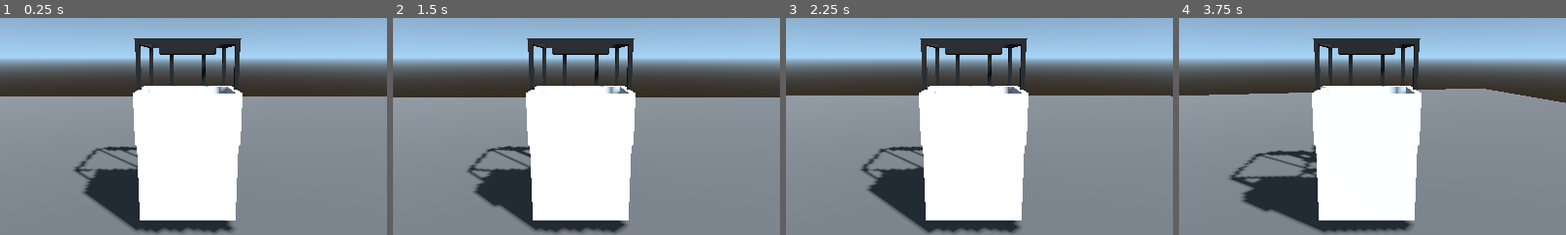
Above: before the commit, frames 1-4 (left to right).
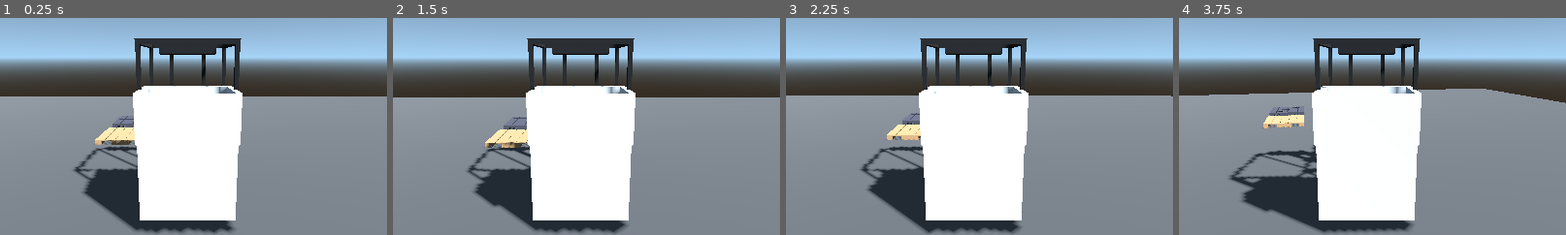
Above: after the commit, the same moments.

Repository: akki-secure/Logistics
Game: Godot game, scene res://scenes/Main.tscn
Two runs of this game, one before a commit and one after it. Both use one fixed random seed, a clock stepped at 60 frames per second and the inputs below.
Inputs (mouse positions are % of the whole screen's width and height, from its top left):
- Up to frame 1 (0.25 s): no input
- Up to frame 2 (1.5 s): tap Enter at 0.5 s; move the mouse to (72, 45) at 0.52 s; hold Right 0.53-1.28 s; tap E at 0.6 s; click (72, 45) at 0.67 s; tap Space at 1.25 s; move the mouse to (30, 55) at 1.27 s; hold Down from 1.28 s (still down); tap F at 1.35 s
- Up to frame 3 (2.25 s): tap Enter at 2 s; move the mouse to (60, 28) at 2.02 s; release Down at 2.03 s; hold Right from 2.03 s (still down); hold B from 2.03 s (still down)
- Up to frame 4 (3.75 s): move the mouse to (45, 70) at 2.77 s; release Right at 2.78 s; release B at 2.78 s; hold Up 2.78-3.53 s; tap L at 2.85 s; click (45, 70) at 2.92 s; tap Space at 3.5 s; move the mouse to (80, 65) at 3.52 s; hold Left from 3.53 s (still down); hold R from 3.53 s (still down)
The pictures show only the part of the screen within x 26-76%, y 27-76%; the shares and areas given below are measured in that part.

The runs differ from the first frame. In frame 1, 0.8% of the frame differs, in the area x 24-35%, y 45-59%; in frame 2, 0.9%, in the area x 23-36%, y 45-60%; in frame 3, 0.6%; in frame 4, 0.7%.

Commit message:
feat: パレット実装（木製・プラスチック 大小4種）
- Pallet.gd: GDScriptで木製・プラスチックパレットをメッシュから手続き的に生成
- Pallet.tscn: パレットシーン（@exportでエディタから種類・サイズを切替可能）
- Main.tscn: 4種類のパレットをシーンに配置
- README.md: 最初の機能・追加機能を整理して記載
- LICENSE: MITライセンスを追加

Co-Authored-By: Claude Sonnet 4.6 <noreply@anthropic.com>

Diff:
--- a/scenes/Main.tscn
+++ b/scenes/Main.tscn
@@ -1,14 +1,8 @@
-; メインシーン
-; カメラ・ライト・地面・リーチリフトをまとめた起動シーン
+[gd_scene format=3 uid="uid://b214lkou2fpxq"]
 
-[gd_scene load_steps=8 format=3]
-
-; ReachLift.tscn を外部リソースとして参照
 [ext_resource type="PackedScene" path="res://scenes/ReachLift.tscn" id="1"]
-; 操作スクリプト（F=前進 B=後退 L=左旋回 R=右旋回）
-[ext_resource type="Script" path="res://scripts/ReachLiftController.gd" id="2"]
-
-; ===== サブリソース =====
+[ext_resource type="Script" uid="uid://c1ytpk3t23ioi" path="res://scripts/ReachLiftController.gd" id="2"]
+[ext_resource type="PackedScene" path="res://scenes/Pallet.tscn" id="3"]
 
 [sub_resource type="ProceduralSkyMaterial" id="ProceduralSkyMaterial_1"]
 sky_horizon_color = Color(0.65, 0.83, 0.97, 1)
@@ -23,40 +17,45 @@
 ambient_light_source = 3
 ambient_light_energy = 0.5
 
-; 地面メッシュ: 20m × 20m の平面
 [sub_resource type="PlaneMesh" id="PlaneMesh_Ground"]
 size = Vector2(20, 20)
 
-; 地面マテリアル（濃いグレー）
 [sub_resource type="StandardMaterial3D" id="Mat_Ground"]
 albedo_color = Color(0.35, 0.35, 0.35, 1)
 
-; ===== シーンツリー =====
+[node name="Main" type="Node3D" unique_id=823104241]
 
-[node name="Main" type="Node3D"]
-
-[node name="WorldEnvironment" type="WorldEnvironment" parent="."]
+[node name="WorldEnvironment" type="WorldEnvironment" parent="." unique_id=549449023]
 environment = SubResource("Environment_1")
 
-[node name="Sun" type="DirectionalLight3D" parent="."]
-rotation_degrees = Vector3(-45, 45, 0)
+[node name="Sun" type="DirectionalLight3D" parent="." unique_id=1785888881]
+transform = Transform3D(0.70710677, -0.49999997, 0.49999997, 0, 0.70710677, 0.70710677, -0.70710677, -0.49999997, 0.49999997, 0, 0, 0)
 light_energy = 1.2
 shadow_enabled = true
 
-[node name="Ground" type="MeshInstance3D" parent="."]
-position = Vector3(0, 0, 0)
+[node name="Ground" type="MeshInstance3D" parent="." unique_id=571492170]
 mesh = SubResource("PlaneMesh_Ground")
 surface_material_override/0 = SubResource("Mat_Ground")
 
-; リーチリフト（操作スクリプト付き）
-[node name="ReachLift" type="Node3D" parent="." instance=ExtResource("1")]
-position = Vector3(0, 0, 0)
+[node name="ReachLift" parent="." unique_id=1554994171 instance=ExtResource("1")]
 script = ExtResource("2")
 
-; カメラ（リーチリフトの子 → リフトと一緒に動く）
-; position=(0, 2.5, 4.5) → リフト後方・高さ2.5m
-; rotation_degrees=(-18, 0, 0) → 少し下向き
-[node name="Camera3D" type="Camera3D" parent="ReachLift"]
-position = Vector3(0, 2.5, 4.5)
-rotation_degrees = Vector3(-18, 0, 0)
+[node name="Camera3D" type="Camera3D" parent="ReachLift" unique_id=88936242]
+transform = Transform3D(1, 0, 0, 0, 0.95105654, 0.309017, 0, -0.309017, 0.95105654, 0, 2.5, 4.5)
 current = true
+
+[node name="WoodLarge" parent="." unique_id=1727895418 instance=ExtResource("3")]
+transform = Transform3D(1, 0, 0, 0, 1, 0, 0, 0, 1, -1.5, 0, -2.5)
+
+[node name="WoodSmall" parent="." unique_id=1081813418 instance=ExtResource("3")]
+transform = Transform3D(1, 0, 0, 0, 1, 0, 0, 0, 1, 0, 0, -2.5)
+pallet_size = 1
+
+[node name="PlasticLarge" parent="." unique_id=886937129 instance=ExtResource("3")]
+transform = Transform3D(1, 0, 0, 0, 1, 0, 0, 0, 1, -1.5, 0, -4)
+pallet_type = 1
+
+[node name="PlasticSmall" parent="." unique_id=1461544484 instance=ExtResource("3")]
+transform = Transform3D(1, 0, 0, 0, 1, 0, 0, 0, 1, 0, 0, -4)
+pallet_type = 1
+pallet_size = 1
--- /dev/null
+++ b/scenes/Pallet.tscn
@@ -0,0 +1,11 @@
+; パレットシーン
+; ルートノード（Node3D）に Pallet.gd をアタッチしたシーン。
+; Main.tscn にインスタンスとして配置し、
+; Inspector で pallet_type / pallet_size を切り替えて使う。
+
+[gd_scene load_steps=2 format=3]
+
+[ext_resource type="Script" path="res://scripts/Pallet.gd" id="1"]
+
+[node name="Pallet" type="Node3D"]
+script = ExtResource("1")
--- /dev/null
+++ b/scripts/Pallet.gd
@@ -0,0 +1,128 @@
+# Pallet.gd
+# パレット（荷役台）をコードで手続き的に生成するスクリプト
+
+extends Node3D
+
+# ── enum（列挙型）───────────────────────────────────────────────────────────
+# 「決まった選択肢」を名前で管理する型。
+# Godotエディタの Inspector でドロップダウンとして表示される。
+
+enum PalletType {
+	WOOD,    # 木製パレット（茶色）
+	PLASTIC  # プラスチックパレット（グレー）
+}
+
+enum PalletSize {
+	LARGE,  # 大（1.1m × 1.1m）
+	SMALL   # 小（0.8m × 0.8m）
+}
+
+# ── @export 変数 ────────────────────────────────────────────────────────────
+# @export を付けると Godotエディタの Inspector から値を変更できる。
+# ゲームを実行しなくても、エディタ上でドロップダウンとして選べる。
+
+@export var pallet_type: PalletType = PalletType.WOOD
+@export var pallet_size: PalletSize = PalletSize.LARGE
+
+# ── _ready() ────────────────────────────────────────────────────────────────
+# ノードが画面に登場した瞬間に1回だけ自動で呼ばれる特別な関数。
+
+func _ready() -> void:
+	_build_pallet()
+
+# ── パレット生成のメイン関数 ─────────────────────────────────────────────────
+func _build_pallet() -> void:
+	# サイズに応じて幅・奥行きを決める
+	# ★ 三項演算子: 条件 if 真の値 else 偽の値
+	var w: float = 1.10 if pallet_size == PalletSize.LARGE else 0.80
+	var d: float = 1.10 if pallet_size == PalletSize.LARGE else 0.80
+
+	# マテリアル（色）を種類で切り替える
+	var mat := StandardMaterial3D.new()
+	if pallet_type == PalletType.WOOD:
+		mat.albedo_color = Color(0.76, 0.60, 0.42)  # 木材色（明るい茶）
+	else:
+		mat.albedo_color = Color(0.30, 0.30, 0.34)  # プラスチック色（濃いグレー）
+
+	if pallet_type == PalletType.WOOD:
+		_build_wood(w, d, mat)
+	else:
+		_build_plastic(w, d, mat)
+
+# ── BoxMesh を1つ追加するヘルパー関数 ──────────────────────────────────────
+# 同じ処理を何度も書かないよう関数にまとめた。
+# pos:  中心位置（Vector3）
+# size: 幅・高さ・奥行き（Vector3）
+# mat:  色・質感（StandardMaterial3D）
+
+func _add_box(pos: Vector3, size: Vector3, mat: StandardMaterial3D) -> void:
+	var mi   := MeshInstance3D.new()
+	var mesh := BoxMesh.new()
+	mesh.size = size
+	mi.mesh = mesh
+	mi.position = pos
+	mi.set_surface_override_material(0, mat)
+	add_child(mi)
+
+# ── 木製パレット ────────────────────────────────────────────────────────────
+# 構造（横から見た図）:
+#   [天板 5枚の板]
+#   [左桁]  [隙間1]  [中央桁]  [隙間2]  [右桁]
+#   桁（ストリンガー）は Z 方向に走る角材。
+#   隙間1・2 がフォークリフトのフォークを差し込む穴。
+
+func _build_wood(w: float, d: float, mat: StandardMaterial3D) -> void:
+	var beam_h := 0.09  # 桁の高さ
+	var deck_h := 0.03  # 天板1枚の厚み
+	var beam_y := beam_h * 0.5
+	var deck_y := beam_h + deck_h * 0.5
+
+	# s = スケール係数。小サイズ（w=0.80）のとき位置も縮小する。
+	var s := w / 1.10
+
+	# ─ 桁3本（Z 方向に走る）─
+	_add_box(Vector3(-0.48 * s, beam_y, 0.0), Vector3(0.13 * s, beam_h, d), mat)  # 左
+	_add_box(Vector3(  0.0,     beam_y, 0.0), Vector3(0.38 * s, beam_h, d), mat)  # 中央
+	_add_box(Vector3( 0.48 * s, beam_y, 0.0), Vector3(0.13 * s, beam_h, d), mat)  # 右
+	# ★ フォーク隙間は桁と桁の間（自然に空く）
+
+	# ─ 天板：5枚の板（X 方向に均等配置）─
+	var n       := 5
+	var gap     := 0.008
+	var board_w := (w - gap * (n - 1)) / n
+
+	for i in range(n):
+		var x := -w * 0.5 + board_w * 0.5 + i * (board_w + gap)
+		_add_box(Vector3(x, deck_y, 0.0), Vector3(board_w, deck_h, d), mat)
+
+# ── プラスチックパレット ────────────────────────────────────────────────────
+# 木製と同じ桁構造 + 天板は1枚 + 表面に格子溝を追加。
+
+func _build_plastic(w: float, d: float, mat: StandardMaterial3D) -> void:
+	var leg_h  := 0.09
+	var deck_h := 0.05  # プラスチックなので天板は少し厚め
+	var leg_y  := leg_h * 0.5
+	var deck_y := leg_h + deck_h * 0.5
+
+	var s := w / 1.10
+
+	# ─ 脚柱3本（木製の桁と同じ位置）─
+	_add_box(Vector3(-0.48 * s, leg_y, 0.0), Vector3(0.13 * s, leg_h, d), mat)
+	_add_box(Vector3(  0.0,     leg_y, 0.0), Vector3(0.38 * s, leg_h, d), mat)
+	_add_box(Vector3( 0.48 * s, leg_y, 0.0), Vector3(0.13 * s, leg_h, d), mat)
+
+	# ─ 天板（1枚のプレート）─
+	_add_box(Vector3(0.0, deck_y, 0.0), Vector3(w, deck_h, d), mat)
+
+	# ─ 格子溝（天板上面に薄い暗色Boxを置いて溝を表現）─
+	var groove_mat := StandardMaterial3D.new()
+	groove_mat.albedo_color = Color(0.15, 0.15, 0.18)
+	var gy := deck_y + deck_h * 0.5 + 0.002
+
+	# 縦溝3本（Z 方向に走る）
+	for i in range(-1, 2):  # i = -1, 0, 1
+		_add_box(Vector3(i * w * 0.30, gy, 0.0),     Vector3(0.025, 0.005, d * 0.88), groove_mat)
+
+	# 横溝3本（X 方向に走る）
+	for i in range(-1, 2):
+		_add_box(Vector3(0.0, gy, i * d * 0.30),     Vector3(w * 0.88, 0.005, 0.025), groove_mat)
Not shown, added: scripts/Pallet.gd.uid
Not shown, added: LICENSE
Not shown, added: README.md
